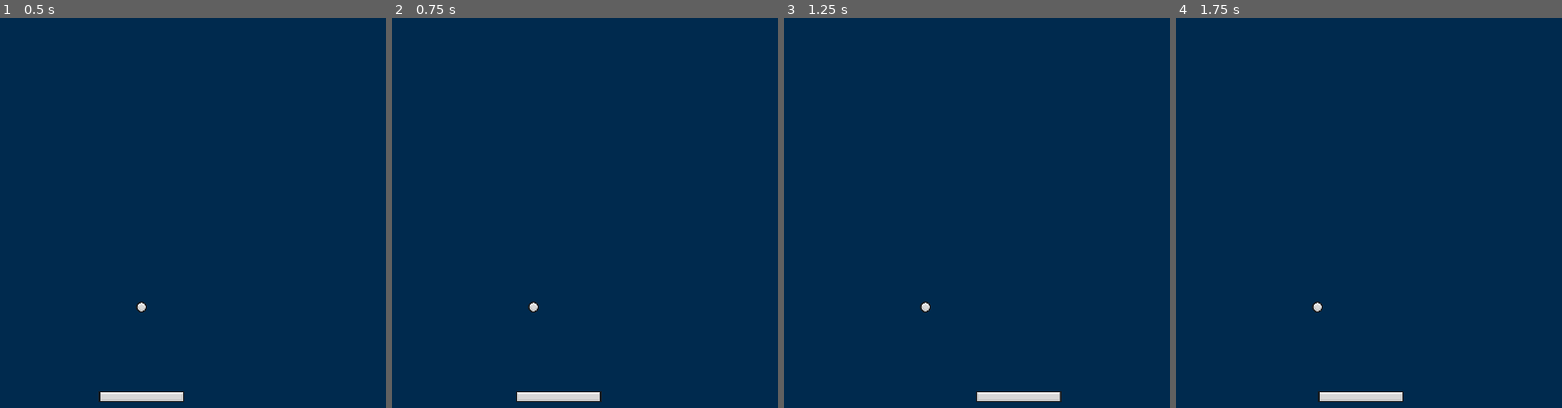
Above: before the commit, frames 1-4 (left to right).
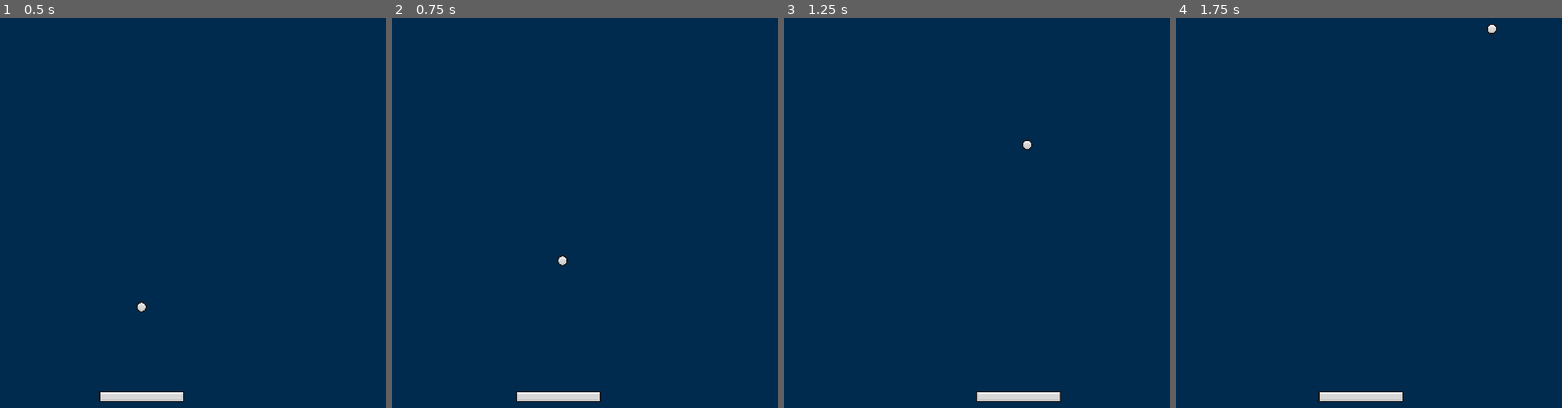
Above: after the commit, the same moments.

Repository: chloechen436/Brick-Breaker
Game: Godot game, scene res://Scenes/main.tscn
The game is run twice, just before and just after one commit, with the same random seed, the same clock (stepped at 60 frames per second) and the same inputs.
Inputs:
- Up to frame 1 (0.5 s): no input
- Up to frame 2 (0.75 s): tap Enter at 0.5 s; hold Right (right) from 0.53 s (still down)
- Up to frame 3 (1.25 s): keep holding Right (right)
- Up to frame 4 (1.75 s): release Right (right) at 1.28 s; hold Left (left) from 1.28 s (still down)

Frame 1 is identical in both runs. In frame 2, 0.1% of the frame differs, in the area x 35-46%, y 60-76%; in frame 3, 0.1%; in frame 4, 0.1%.
Error before the commit: Invalid call. Nonexistent function 'start_ball' in base 'Nil'. (res://Scripts/paddle.gd:42)

Commit message:
Completed Dodge the Creeps

Diff:
--- a/Scenes/ball.tscn
+++ b/Scenes/ball.tscn
@@ -1,5 +1,6 @@
-[gd_scene load_steps=3 format=3 uid="uid://nm5xhn0385pn"]
+[gd_scene load_steps=4 format=3 uid="uid://nm5xhn0385pn"]
 
+[ext_resource type="Script" path="res://Scenes/ball.gd" id="1_h4jus"]
 [ext_resource type="Texture2D" uid="uid://df44d0ldon5od" path="res://Assets/Ball.png" id="1_od60r"]
 
 [sub_resource type="CircleShape2D" id="CircleShape2D_07fxb"]
@@ -8,6 +9,7 @@
 [node name="Ball" type="CharacterBody2D"]
 scale = Vector2(0.25, 0.25)
 motion_mode = 1
+script = ExtResource("1_h4jus")
 
 [node name="Sprite2D" type="Sprite2D" parent="."]
 texture = ExtResource("1_od60r")
--- a/Scripts/paddle.gd
+++ b/Scripts/paddle.gd
@@ -15,7 +15,6 @@
 
 func _ready():
 	camera_rect = camera.get_viewport_rect()
-
 	half_paddle_width = collision_shape_2d.shape.get_rect().size.x / 2 * scale.x
 
 func _physics_process(delta):
@@ -23,12 +22,13 @@
 
 func _process(delta):
 	var camera_start_x = camera.position.x - camera_rect.size.x / 2
-	var  camera_end_x = camera_start_x + camera_rect.size.x
+	var camera_end_x = camera_start_x + camera_rect.size.x
 
 	if global_position.x - half_paddle_width < camera_start_x:
 		global_position.x = camera_start_x + half_paddle_width
 	elif global_position.x + half_paddle_width > camera_end_x:
 		global_position.x = camera_end_x - half_paddle_width
+
 
 func _input(event):
 	if Input.is_action_pressed("left"):
